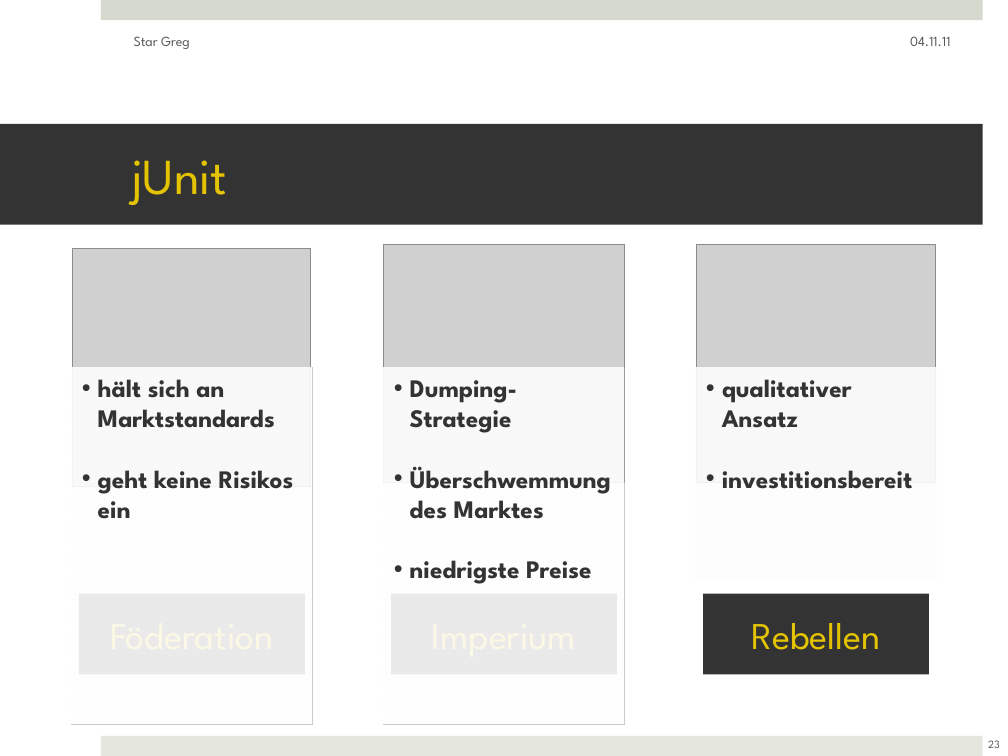
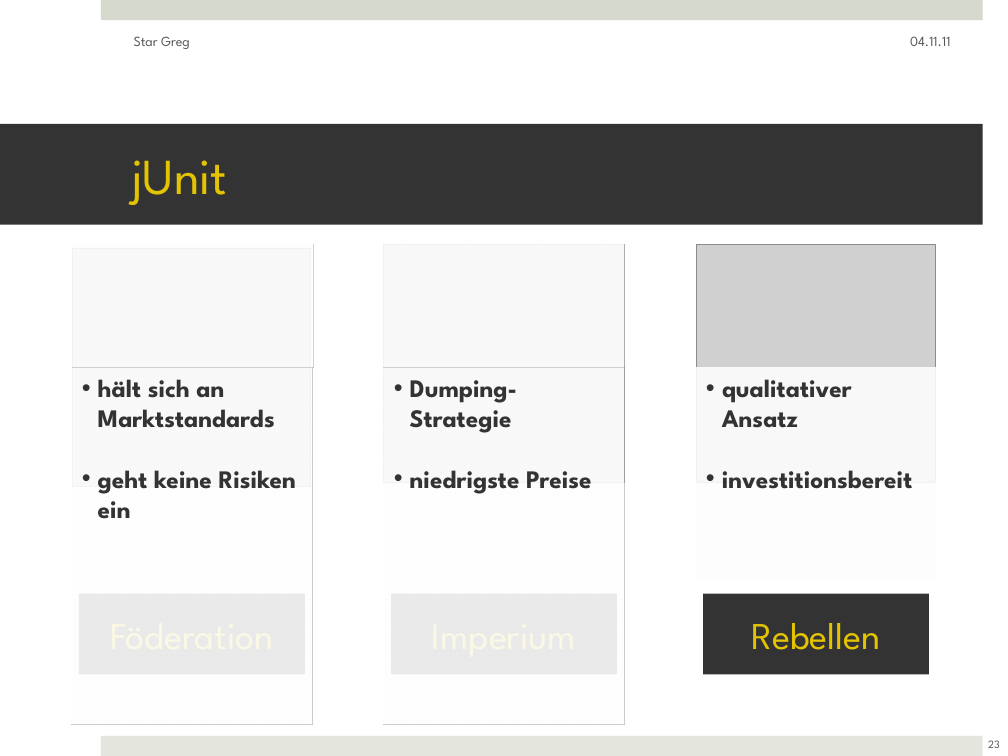
Before and after one commit to ftes/stargreg, a slide deck: slide 23 of 70 Praesentation/50 StarGreg Finish.pptx. Drawn at 1008x756 pixels with LibreOffice and Linux fonts; fonts in the diff are those of the drawing; grey boxes stand for pictures. Boxes give left, top, right and bottom in pixels: in the first picture for what was removed or moved away, otherwise in the second. Text is boxed around its words. In the diff, an @@ line names an element or a change of style, - is before the commit and + after.

```diff
--- a/70 Praesentation/50 StarGreg Finish.pptx
+++ b/70 Praesentation/50 StarGreg Finish.pptx
@@ rectangle added at <box>73,245,312,368</box>, fill #FFFFFF at 70% opacity @@
@@ rectangle added at <box>384,245,624,368</box>, fill #FFFFFF at 70% opacity @@
@@ text "Dumping-Strategie": place and size @@
-text "Dumping-Strategie" at <box>384,367,624,724</box>
+text "Dumping-Strategie" at <box>410,380,591,494</box>
@@ text at <box>98,470,296,519</box>: text changed @@
-• geht keine Risikos ein
+• geht keine Risiken ein
@@ text at <box>410,466,611,519</box>: paragraph removed @@
-• Überschwemmung des Marktes
```
Also in this commit, not shown: 3 other slides changed, 1 other file.
